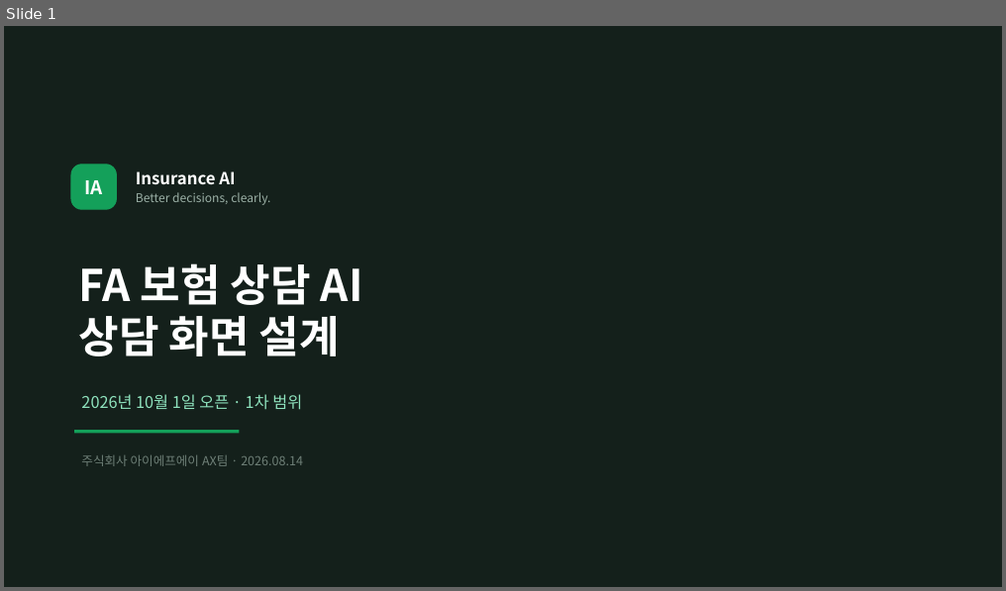
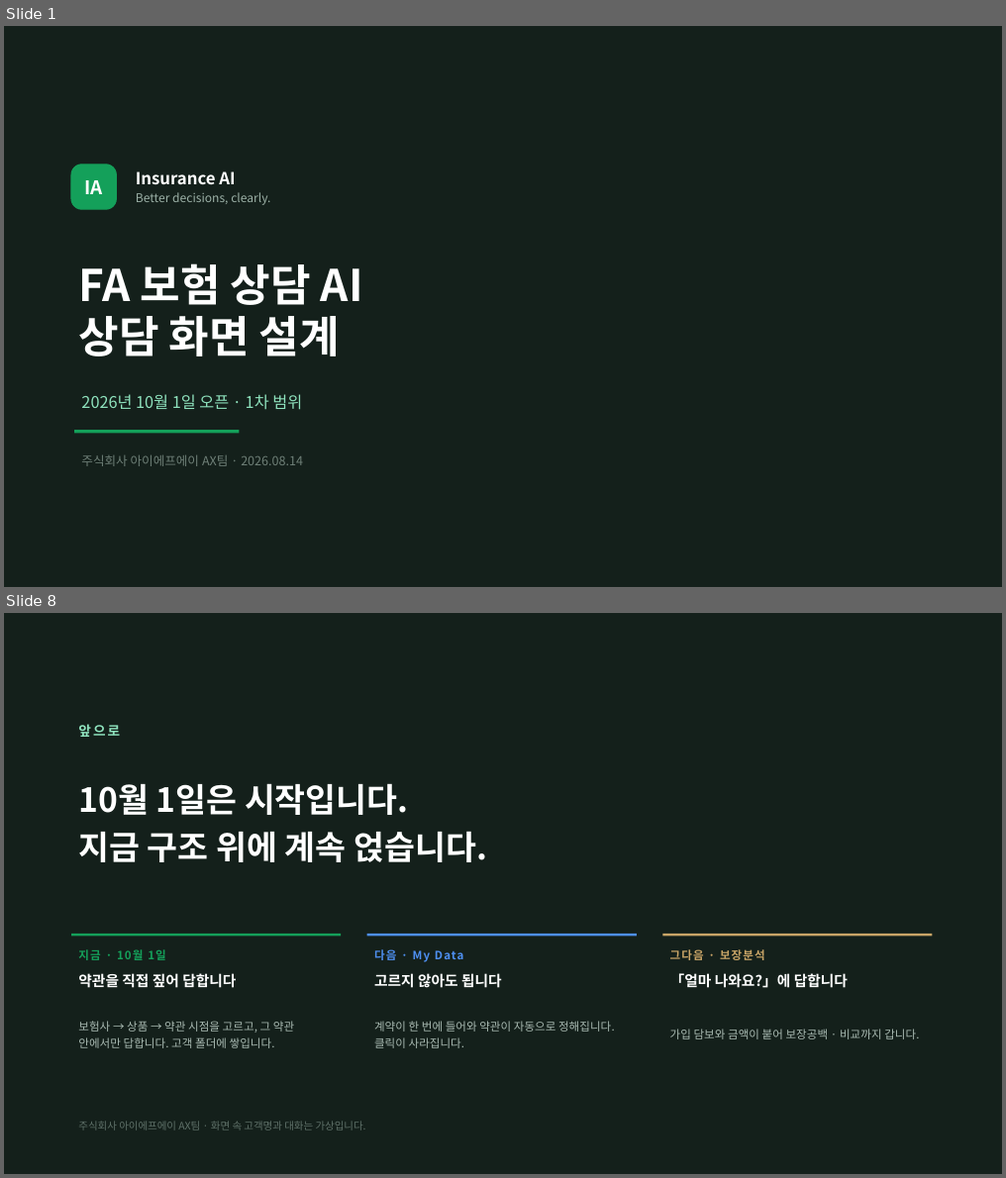
Before and after one commit to acathy870928-hash/chacha6377, a slide deck: docs/Insurance_AI_상담설계.pptx. Shown one above the other, each under a label of ours: slide 1 before the commit, slides 1 and 8 after it; the slides between them are not shown. The pictures are 1006x591 and 1006x1178 pixels, drawn with LibreOffice and Linux fonts; fonts in the diff are those of the drawing. Boxes give left, top, right and bottom in pixels: in the first picture for what was removed or moved away, otherwise in the second. Text is boxed around its words. In the diff, an @@ line names an element or a change of style, - is before the commit and + after.

```diff
--- a/docs/Insurance_AI_상담설계.pptx
+++ b/docs/Insurance_AI_상담설계.pptx
@@ slide 8 added at (x1=4, y1=613, x2=1002, y2=1174), background #14201B @@
@@ text added at (x1=78, y1=724, x2=120, y2=737), 13 pt, text #8FE3BE, bold @@
+앞으로
@@ text added at (x1=78, y1=783, x2=487, y2=862), 32 pt, text #FFFFFF, bold @@
+10월 1일은 시작입니다.
+지금 구조 위에 계속 얹습니다.
@@ line added from (71, 935) to (341, 935), #14A05A 2.5 pt @@
@@ line added from (367, 935) to (637, 935), #4E8FF0 2.5 pt @@
@@ line added from (662, 935) to (933, 935), #C9A567 2.5 pt @@
@@ text added at (x1=78, y1=950, x2=166, y2=960), 11 pt, text #14A05A, bold @@
+지금 · 10월 1일
@@ text added at (x1=374, y1=950, x2=463, y2=962), 11 pt, text #4E8FF0, bold @@
+다음 · My Data
@@ text added at (x1=670, y1=950, x2=765, y2=960), 11 pt, text #C9A567, bold @@
+그다음 · 보장분석
@@ text added at (x1=78, y1=973, x2=236, y2=988), 14 pt, text #FFFFFF, bold @@
+약관을 직접 짚어 답합니다
@@ text added at (x1=374, y1=973, x2=502, y2=988), 14 pt, text #FFFFFF, bold @@
+고르지 않아도 됩니다
@@ text added at (x1=670, y1=973, x2=847, y2=988), 14 pt, text #FFFFFF, bold @@
+「얼마 나와요?」에 답합니다
@@ text added at (x1=78, y1=1021, x2=294, y2=1049), 11 pt, text #A9BAB2 @@
+보험사 → 상품 → 약관 시점을 고르고, 그 약관 안에서만 답합니다. 고객 폴더에 쌓입니다.
@@ text added at (x1=374, y1=1021, x2=615, y2=1049), 11 pt, text #A9BAB2 @@
+계약이 한 번에 들어와 약관이 자동으로 정해집니다. 클릭이 사라집니다.
@@ text added at (x1=670, y1=1029, x2=919, y2=1040), 11 pt, text #A9BAB2 @@
+가입 담보와 금액이 붙어 보장공백 · 비교까지 갑니다.
@@ text added at (x1=78, y1=1121, x2=366, y2=1131), 10 pt, text #5F7169 @@
+주식회사 아이에프에이 AX팀 · 화면 속 고객명과 대화는 가상입니다.
```
Also in this commit, not shown: 5 slides changed, 1 other slide added, 9 slides removed, 2 other files.
